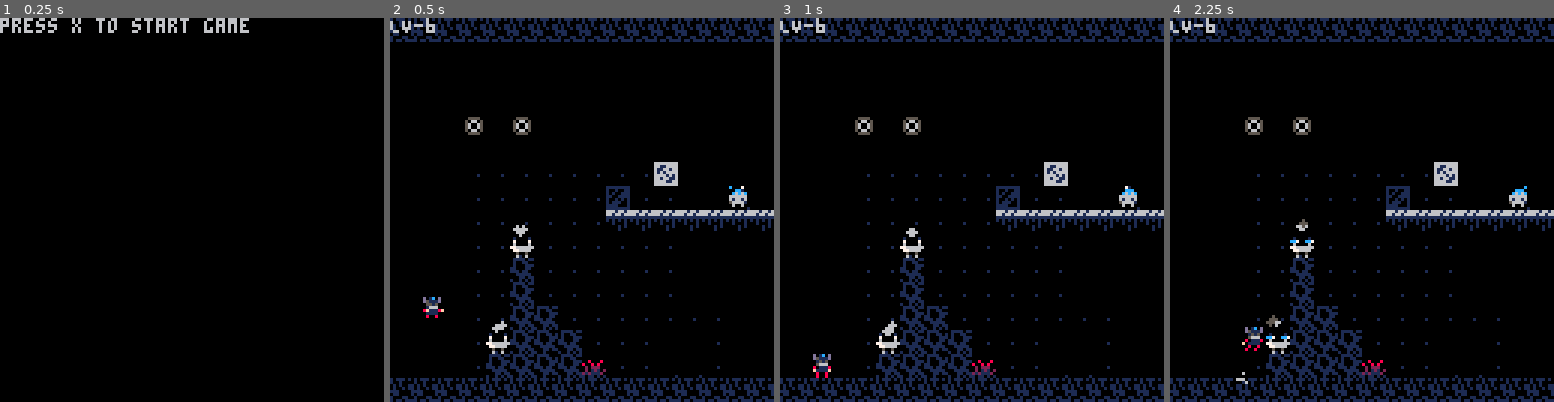
Above: before the commit, frames 1-4 (left to right).
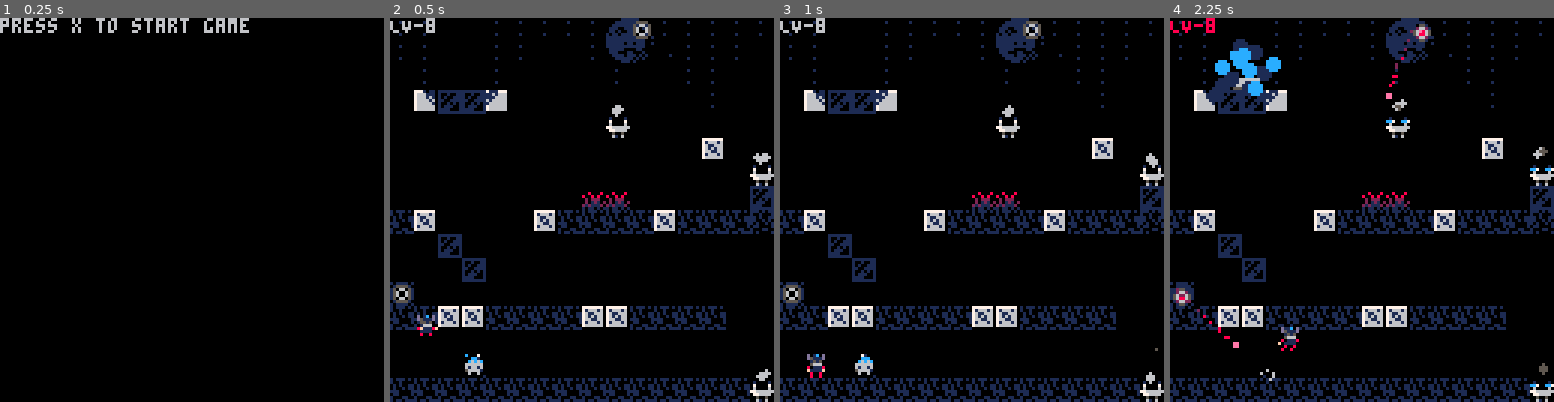
Above: after the commit, the same moments.

Repository: han-sen/pico-8-tests
Game: PICO-8 cartridge alkaline/platformer.p8
Same seed, same stepped clock (60 frames per second), same inputs: the game is played once before the commit and once after it.
Inputs:
- Up to frame 1 (0.25 s): no input
- Up to frame 2 (0.5 s): tap X (X key) at 0.33 s
- Up to frame 3 (1 s): no input
- Up to frame 4 (2.25 s): tap X (X key) at 1.07, 1.85 s; hold Right 1.6-2.1 s; hold Up from 2.15 s (still down)

Frame 1 is identical in both runs. In frame 2, 17% of the frame differs, in the area x 0-100%, y 0-100%; in frame 3, 17%; in frame 4, 19%.

Commit message:
added level 8 and fixed respawn location bug

Diff:
--- a/alkaline/platformer.p8
+++ b/alkaline/platformer.p8
@@ -22,7 +22,7 @@
 #include src/draw.lua
 
 function _init()
-	music(3)
+	-- music(3)
 	state = 'menu'
 	player = player
 	game_keys = game_keys
@@ -177,65 +177,80 @@
 00000000000000000000000000000000000000000000000000000000000000000000000000000000000000000000000000000000000000000000000000000000
 00000000000000000000000000000000000000000000000000000000000000000000000000000000000000000000000000000000000000000000000000000000
 00000000000000000000000000000000000000000000000000000000000000000000000000000000000000000000000000000000000000000000000000000000
-00000666666000000010010000000011110000000000000001111110000010100000011111100000666666660000000000000000000000000000000000000000
-00062662266260000001100000000110001000000000000000111100000001010001111111111000661166660000000000000000000000000000000000000000
-00666015510666000000000000001101100100000000000001111110000000100011111111111100611661660000000000000000000000000000000000000000
-06261100001162600001100000011011110010000000000011111111000001010111001111001110616166660000000000000000000000000000000000000000
-02611100001116200010010000110111011001000000000001111110000000000110100110100100666616160000000000000000000000000000000000000000
-66111111111111660001100001101110101100100001100000111100000000001011011111011110661661160000000000000000000000000000000000000000
-06610101101016600010010011011111010110010010010000011000000000001111111111111101666611660000000000000000000000000000000000000000
-01001110011100100100001011111111001001110100001000000000000000001111111111111000666666660000000000000000000000000000000000000000
+00000666666000000010010000000011110000000000000001111110000000000000011111100000777777700000000000000000000000000000000000000000
+00062662266260000001100000000110001000000000000000111100000000000001111111111000716661600000000000000000000000000000000000000000
+00666015510666000000000000001101100100000000000001111110000000000011111111111100761166600000000000000000000000000000000000000000
+06261100001162600001100000011011110010000000000011111111000000000111001111001110761616600000000000000000000000000000000000000000
+02611100001116200010010000110111011001000000000001111110000000000110100110100100766116600000000000000000000000000000000000000000
+66111111111111660001100001101110101100100001100000111100000000001011011111011110716661600000000000000000000000000000000000000000
+06610101101016600010010011011111010110010010010000011000000000001111111111111101766666600000000000000000000000000000000000000000
+01001110011100100100001011111111001001110100001000000000000000001111111111111000000000000000000000000000000000000000000000000000
 06610101101016600000000000000000000000000000000000000000000000001111110110111001000000000000000000000000000000000000000000000000
 66111111111111660000000000000000000000000000000000000000000000001111111111111000000000000000000000000000000000000000000000000000
 62611100001116260000000000000000000000000000000000000000000000000111110000110000000000000000000000000000000000000000000000000000
-06661100001166600001100000011000000000000000000000000000000000000111000110001000000000000000000000000000000000000000000000000000
-06666010010666600011100000111100000000000000000000000000000000000011110111010100000000000000000000000000000000000000000000000000
-00662661166266000111100000111110000000000000000000000000000000000001111110101000000000000000000000000000000000000000000000000000
-00026666666620000111100001111110000000000000000000000000000000000000011101000000000000000000000000000000000000000000000000000000
+06661100001166600000000000000000000000000000000000000000000000000111000110001000000000000000000000000000000000000000000000000000
+06666010010666600000000000000000000000000000000000000000000000000011110111010100000000000000000000000000000000000000000000000000
+00662661166266000000000000000000000000000000000000000000000000000001111110101000000000000000000000000000000000000000000000000000
+00026666666620000000000000000000000000000000000000000000000000000000011101000000000000000000000000000000000000000000000000000000
 00000555555000000000000000000000000000000000000000000000000000000000000000000000000000000000000000000000000000000000000000000000
 __gff__
 0008040000000000000001010000000100010100000808080800000100000000020200000000000000000000000000000001010101000000000000000200000100000000000000000000000000000000000000000000000000000000000000001000000010000000000000000000000000000000000000000000000000000000
-0000020000000000000001000000000002020000000000000000000000000000000000000000000000000000000000000000000000000000000000000000000000000000000000000000000000000000000000000000000000000000000000000000000000000000000000000000000000000000000000000000000000000000
+0000020000000000000021000000000002020000000000000000000000000000000000000000000000000000000000000000000000000000000000000000000000000000000000000000000000000000000000000000000000000000000000000000000000000000000000000000000000000000000000000000000000000000
 __map__
-0e0e0e0e0e0e0e0e0e0e2222222222220a0a0a0a0a0a0a0a0a0a0a0a0a0a0a1b000013140000000000000000000000000a0a0a0a0a0a0a0a0a0a0a0a0a0a0a0a0a3c3c3c3c3c3c3c3c3c3c3c3c3c3c0a0a0a0a0a0a0a0a0a0a0a0a0a0a0a0a0a0a0a0a0a0a0a0a0a0a0a0a0a0a0a0a0a00000000000000888900000000000000
-0e0e0e0e0e0e0e0e0e0e2222222222221b1f0000000000000000000000001f1b0000393a0000000000000000000022220a0a22222222222222222222222222220a00003432330022220034323300000a000000000000000000000000000000000a0500000000000000000000292a000a0000000d00000098990000000d000000
-0e0e0e0e0e0e0e0e0e0e2222222222221b00000000000000000000000000001b002200002200000000000000002222220a0a00222200000000002222220022220a00000000000022220000000000000a000000000000000000000000000000000a3e00000000000000000022393a220a0d000000000000000000000000000000
-0e0e0e0e0e0e0e0e0e0e2222222222221b0000000000000000002b2c0000001b202202022200000000000000000022220a3c00220000343300000022000000220a00000000000022220000000000000a000000000000000000000000000000000a00000022220000000000220000220a00000000000d00000000000000000000
-0e2b130e0e0e0e142c0e2222222222221b000000000000000022393a2200000a0a0a0a0a0a20000000000000000000000a0000000000033100000000000000220a00000000000022220000010000000a000000000000000000000000000000000a00002222222200000000220202220a00000d00000000000000000000000d00
-0e0e0e050e0e050e0e0e2222222222221b00000000000000222200002222001b00000000000a000000000000000000000a0000000064030a0a0a0a00000000000a00000033323122223332310000000a000000000000000000000000000000000a00000022220000000000340a0a330a00000000000000120000000000000000
-0e0e0e0e1d1e0e0e0e0e2222222222221b00000020200000222202022222001b0000000000000a0000200000000000000a000000210a0a000000000a0a0000000a000000000000808100000a00000b0a0000000d0d0d0d0d0d0d0d8a000000000a00000000000000120012000000000a20200000000000000000003f0b000000
-0e0e0e0e2d2e0e0e0e0e2222222222221b0000000a0a0a0a0a0a0a0a0a0a0a1b000022220000006400343232330000000a000000210a0000272800000a0000010a00640000000090910000370a00000a0000000d0d0d0d0d0d0f0d0d000001000a00000000000000000000000100000a12121212000000010000000b3f000012
-0e0e0e0e0e0e0e0e0e0e2222222222221b00000000000000000000000000001b002222222200000300000000000000000a000000000a002937382a000a0000030a000c00000000000000000a380a000a0000000d0d0d0d0d0d121212121212120a00640000000000000000000a00000a00000000000000000000000b00000000
-0e0e25260e0e25260e0e2222222222221b00000000000000000000000000001b000022220000000300000000000000000a640000000a00221f1f22000a0000030a000000000000000000001c001c000a0000000d0d640d0d0d0d0d0d000000000a00000000000000000000000a00000a000000000000000f0f20000000001200
-0e0e35360e0e35360e0e220e292a0e220a640a0a0a0a0a0a000000000100201b000000000000000300000000010000640a0a0000000a002202022200000000030a000000000000000000001c001c000a0000000d0d3f0d0d0d0d0d0d000000000a0a1b1b0f0000000f0f00000a64000a000d00000000000e0e3e00121200000d
-0e0e0e0e0e0e0e0e0e0e220e393a0e2200000000000000000a0000000a0a0a0a0000000000003432330000000034330a0a000000000a003432323300000000030a000000006400000000001c001c000a0000000d0d3f0d0d0d0d0d0d000000000a0000000000000000000f200a00000a00000000000d000f0f00000000000020
-0e0e0e0e0e0e0e0e0e0e220e00000e22000000000000000000000034330a0a0a000000000000000300000000000000030a000000000a000000000000000000030a000000000c00000000001c001c000a0000000d0d3f3f0d0d0d0d0d0d0d00000a000000000000000000000f0a00000a000000000000000e0e00000d00121212
-0e0e0e0e0e0e0e0e0e0e220e02020e22000000000000000000003432310a0a0a000000006400000300006400000000030a000000000a202020202020640000030a000000330000850000851c001c000a0000000d643f383f0d0d0d00000d00000a0000000a80810a000000000000000a000000000000000f0f00000000000000
-111211121112111211121112111211120a0a0a0a0a0a0a0a0a0a0a0a0a0a0a0a0a0a0a000c00000300000c00000000030a000000640a0a0a0a0a0a0a0a0a0a0a0a000034310000860202861c001c200a0000000d3f3f383f200d0d02020d00000a00000f3f90913f0f0000000000000a0a0a00006000000e0e00000000000000
-0a0a0a0a0a0a0a0a0a0a0a0a0a0a0a0a0a0a0a0a0a0a0a0a0a0a0a0a0a0a0a0a0a0a0a202020202020202020202020200a0a0a0a0a0a0a0a0a0a0a0a0a0a0a0a0a11111111111111111111111111110a0a0a0a0a0a0a0a0a0a0a0a0a0a0a0a0a0b12123412121212331212121264120b0b3800000c00000f0f00008282000000
-000000000000000000000000000000000000000000000000000000000000000000000000000000000000000000000000000000000000000000000000000000000000000000000000000000000000000000000000000000000000000000000000000000000000000000000000000000003c3c3c3c3c3c3c3c3c3c3c3c3c3c3c3c
-…(25 lines of a section not shown)…
+0e0e0e0e0e0e0e0e0e0e2222222222220a0a0a0a0a0a0a0a0a0a0a0a0a0a0a1b000013140000000000000000000000000a0a0a0a0a0a0a0a0a0a0a0a0a0a0a0a0a3c3c3c3c3c3c3c3c3c3c3c3c3c3c0a0a0a0a0a0a0a0a0a0a0a0a0a0a0a0a0a0a0a0a0a0a0a0a0a0a0a0a0a0a0a0a0a22220000222222222288892222222222
+0e0e0e0e0e0e0e0e0e0e2222222222221b1f0000000000000000000000001f1b0000393a0000000000000000000022220a0a22222222222222222222222222220a00003432330022220034323300000a000000000000000000000000000000000a0500000000000000000000292a000a22220000222200002298990d22222200
+0e0e0e0e0e0e0e0e0e0e2222222222221b00000000000000000000000000001b002200002200000000000000002222220a0a00222200000000002222220022220a00000000000022220000000000000a000000000000000000000000000000000a3e00000000000000000022393a220a00220000220000000022000022220000
+0e0e0e0e0e0e0e0e0e0e2222222222221b0000000000000000002b2c0000001b202202022200000000000000000022220a3c00220000343300000022000000220a00000000000022220000000000000a000000000000000000000000000000000a00000022220000000000220000220a00330f0f340000000000000000220000
+0e2b130e0e0e0e142c0e2222222222221b000000000000000022393a2200000a0a0a0a0a0a20000000000000000000000a0000000000033100000000000000220a00000000000022220000010000000a000000000000000000000000000000000a00002222222200000000220202220a00000000000000000064000000000000
+0e0e0e050e0e050e0e0e2222222222221b00000000000000222200002222001b00000000000a000000000000000000000a0000000064030a0a0a0a00000000000a00000033323122223332310000000a000000000000000000000000000000000a00000022220000000000340a0a330a000000000000000000000000008a0000
+0e0e0e0e1d1e0e0e0e0e2222222222221b00000020200000222202022222001b0000000000000a0000200000000000000a000000210a0a000000000a0a0000000a000000000000808100000a00000b0a0000000d0d0d0d0d0d0d0d8a000000000a00000000000000120012000000000a00000000000000000000000000000064
+0e0e0e0e2d2e0e0e0e0e2222222222221b0000000a0a0a0a0a0a0a0a0a0a0a1b000022220000006400343232330000000a000000210a0000272800000a0000010a00640000000090910000370a00000a0000000d0d0d0d0d0d0f0d0d000001000a00000000000000000000000100000a0000000000000000202000000000000f
+0e0e0e0e0e0e0e0e0e0e2222222222221b00000000000000000000000000001b002222222200000300000000000000000a000000000a002937382a000a0000030a000c00000000000000000a380a000a0000000d0d0d0d0d0d121212121212120a00640000000000000000000a00000a0a8a000000008a0a0a0a0a8a0a0a0a0b
+0e0e25260e0e25260e0e2222222222221b00000000000000000000000000001b000022220000000300000000000000000a640000000a00221f1f22000a0000030a000000000000000000001c001c000a0000000d0d640d0d0d0d0d0d000000000a00000000000000000000000a00000a00000f00000000000000000000000000
+0e0e35360e0e35360e0e220e292a0e220a640a0a0a0a0a0a000000000100201b000000000000000300000000010000640a0a0000000a002202022200000000030a000000000000000000001c001c000a0000000d0d3f0d0d0d0d0d0d000000000a0a1b1b0f0000000f0f00000a64000a0000000f000000000000000000000000
+0e0e0e0e0e0e0e0e0e0e220e393a0e2200000000000000000a0000000a0a0a0a0000000000003432330000000034330a0a000000000a003432323300000000030a000000006400000000001c001c000a0000000d0d3f0d0d0d0d0d0d000000000a0000000000000000000f200a00000a1b000000000000000000000000000000
+0e0e0e0e0e0e0e0e0e0e220e00000e22000000000000000000000034330a0a0a000000000000000300000000000000030a000000000a000000000000000000030a000000000c00000000001c001c000a0000000d0d3f3f0d0d0d0d0d0d0d00000a000000000000000000000f0a00000a0a0a8a8a0a0a0a0a8a8a0a0a0a0a0000
+0e0e0e0e0e0e0e0e0e0e220e02020e22000000000000000000003432310a0a0a000000006400000300006400000000030a000000000a202020202020640000030a000000330000850000851c001c000a0000000d643f383f0d0d0d00000d00000a0000000a80810a000000000000000a00000000000000000000000000000000
+111211121112111211121112111211120a0a0a0a0a0a0a0a0a0a0a0a0a0a0a0a0a0a0a000c00000300000c00000000030a000000640a0a0a0a0a0a0a0a0a0a0a0a000034310000860202861c001c200a0000000d3f3f383f200d0d02020d00000a00000f3f90913f0f0000000000000a00000001000000000000000000000000
+0a0a0a0a0a0a0a0a0a0a0a0a0a0a0a0a0a0a0a0a0a0a0a0a0a0a0a0a0a0a0a0a0a0a0a202020202020202020202020200a0a0a0a0a0a0a0a0a0a0a0a0a0a0a0a0a11111111111111111111111111110a0a0a0a0a0a0a0a0a0a0a0a0a0a0a0a0a0b12123412121212331212121264120b0a0a0a0a0a0a0a0a0a0a0a0a0a0a0a64
+000000000000008889000000000000000000000000000000000000000000000000000000000000000000000000000000000000000000000000000000000000000000000000000000000000000000000000000000000000000000000000000000000000000000000000000000000000003c3c3c3c3c3c3c3c3c3c3c3c3c3c3c3c
+0000000d00000098990000000d00000000000000000000000000000000000000000000000000000000000000000000000000000000000000000000000000000000000000000000000000000000000000000000000000000000000000000000000000000000000000000000000000000000000000000000000000000000000000
+0d00000000000000000000000000000000000000000000000000000000000000000000000000000000000000000000000000000000000000000000000000000000000000000000000000000000000000000000000000000000000000000000000000000000000000000000000000000000000000000000000000000000000000
+00000000000d0000000000000000000000000000000000000000000000000000000000000000000000000000000000000000000000000000000000000000000000000000000000000000000000000000000000000000000000000000000000000000000000000000000000000000000000000000000000000000000000000000
+00000d00000000000000000000000d0000000000000000000000000000000000000000000000000000000000000000000000000000000000000000000000000000000000000000000000000000000000000000000000000000000000000000000000000000000000000000000000000000000000000000000000000000000000
+0000000000000012000000000000000000000000000000000000000000000000000000000000000000000000000000000000000000000000000000000000000000000000000000000000000000000000000000000000000000000000000000000000000000000000000000000000000000000000000000000000000000000000
+20200000000000000000003f0b00000000000000000000000000000000000000000000000000000000000000000000000000000000000000000000000000000000000000000000000000000000000000000000000000000000000000000000000000000000000000000000000000000000000000000000000000000000000000
+12121212000000010000000b3f00001200000000000000000000000000000000000000000000000000000000000000000000000000000000000000000000000000000000000000000000000000000000000000000000000000000000000000000000000000000000000000000000000000000000000000000000000000000000
+00000000000000000000000b0000000000000000000000000000000000000000000000000000000000000000000000000000000000000000000000000000000000000000000000000000000000000000000000000000000000000000000000000000000000000000000000000000000000000000000000000000000000000000
+000000000000000f0f2000000000120000000000000000000000000000000000000000000000000000000000000000000000000000000000000000000000000000000000000000000000000000000000000000000000000000000000000000000000000000000000000000000000000000000000000000000000000000000000
+000d00000000000e0e3e00121200000d00000000000000000000000000000000000000000000000000000000000000000000000000000000000000000000000000000000000000000000000000000000000000000000000000000000000000000000000000000000000000000000000000000000000000000000000000000000
+00000000000d000f0f0000000000002000000000000000000000000000000000000000000000000000000000000000000000000000000000000000000000000000000000000000000000000000000000000000000000000000000000000000000000000000000000000000000000000000000000000000000000000000000000
+000000000000000e0e00000d0012121200000000000000000000000000000000000000000000000000000000000000000000000000000000000000000000000000000000000000000000000000000000000000000000000000000000000000000000000000000000000000000000000000000000000000000000000000000000
+000000000000000f0f0000000000000000000000000000000000000000000000000000000000000000000000000000000000000000000000000000000000000000000000000000000000000000000000000000000000000000000000000000000000000000000000000000000000000000000000000000000000000000000000
+0a0a00006000000e0e0000000000000000000000000000000000000000000000000000000000000000000000000000000000000000000000000000000000000000000000000000000000000000000000000000000000000000000000000000000000000000000000000000000000000000000000000000000000000000000000
+0b3800000c00000f0f0000828200000000000000000000000000000000000000000000000000000000000000000000000000000000000000000000000000000000000000000000000000000000000000000000000000000000000000000000000000000000000000000000000000000000000000000000000000000000000000
+…(25 lines of a section not shown)…
--- a/alkaline/src/bullets.lua
+++ b/alkaline/src/bullets.lua
@@ -20,6 +20,10 @@
 		b.y += b.dy
 		if bullet_collide(player, b) then
 			kill_player()
+		end
+		if fget(mget((b.x + 1) / 8, (b.y + 1) / 8), 5) then -- if bullet hits blocker cube
+			del(bullets, b)
+			death_fx(b.x, b.y, 3, particles.death_fx, 3)
 		end
 		if b.y < game_camera.cam_y
 		or b.y > game_camera.cam_y + (world.level_size * world.current_row) then
--- a/alkaline/src/fountains.lua
+++ b/alkaline/src/fountains.lua
@@ -47,8 +47,8 @@
         },
         {
             level = 8,
-            x = 88,
-            y = 112,
+            x = 16,
+            y = 16,
             active = false
         }
     }
--- a/alkaline/src/game_keys.lua
+++ b/alkaline/src/game_keys.lua
@@ -46,8 +46,8 @@
         },
         {
             level = 8,
-            x = 56,
-            y = 56,
+            x = 24,
+            y = 112,
             found = false
         }
     }
--- a/alkaline/src/hazards.lua
+++ b/alkaline/src/hazards.lua
@@ -44,12 +44,12 @@
         },
         {
             level = 8,
-            x = 56,
-            y = 0
+            x = 0,
+            y = 88
         },
         {
             level = 8,
-            x = 64,
+            x = 80,
             y = 0
         }
     }
--- a/alkaline/src/player.lua
+++ b/alkaline/src/player.lua
@@ -1,6 +1,6 @@
 player = {
-    x = 10 + (128 * 5),
-    y = 90,
+    x = 8 + (128 * 7),
+    y = 96,
     sprite = 64,
     size = 1,
     width = 8,
--- a/alkaline/src/turbines.lua
+++ b/alkaline/src/turbines.lua
@@ -85,8 +85,23 @@
         },
         {
             level = 8,
-            x = 32,
-            y = 112
+            x = 120,
+            y = 48
+        },
+        {
+            level = 8,
+            x = 120,
+            y = 48
+        },
+        {
+            level = 8,
+            x = 120,
+            y = 120
+        },
+        {
+            level = 8,
+            x = 72,
+            y = 32
         }
     }
 }
--- a/alkaline/src/utils.lua
+++ b/alkaline/src/utils.lua
@@ -55,8 +55,8 @@
 	-- sfx(8)
 	death_fx(player.x, player.y, 16, particles.death_fx, 4)
 	-- return player to starting position
-	player.x = 10 + ((world.current_level - 1) * world.level_size)
-	player.y = 90
+	player.x = 8 + ((world.current_level - 1) * world.level_size)
+	player.y = 104
 	-- reset key and portal and turrets
 	fountains.loc[world.current_level].active = false
 	game_keys.loc[world.current_level].found = false
